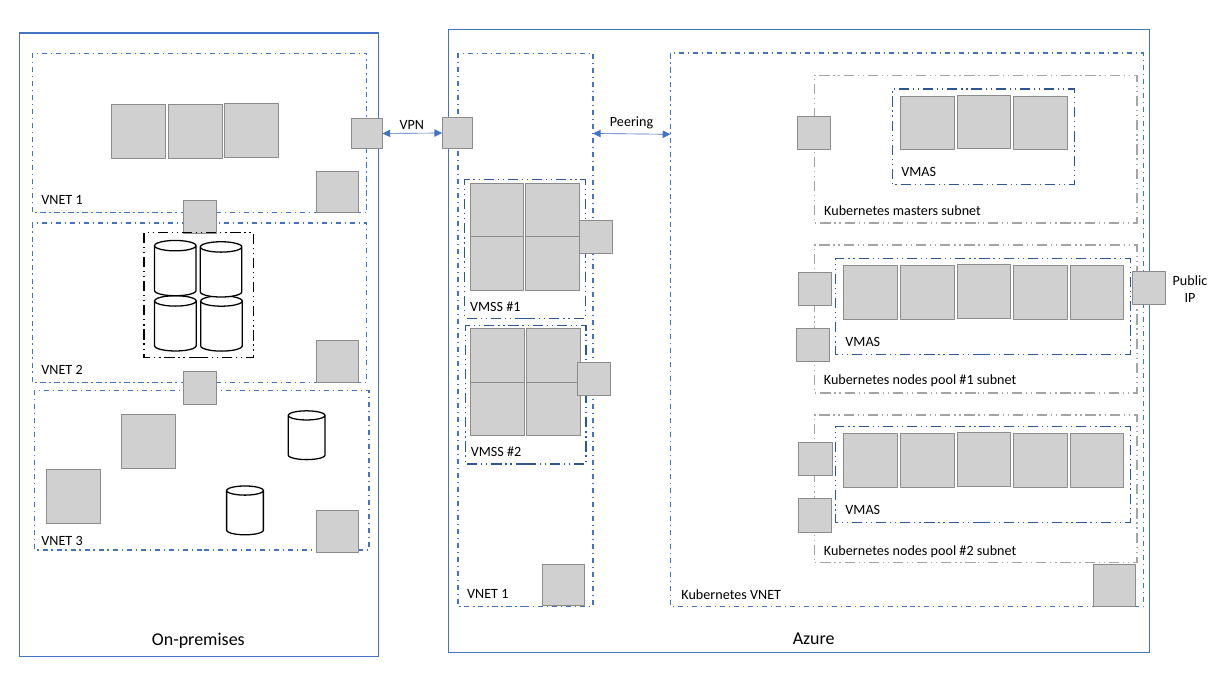
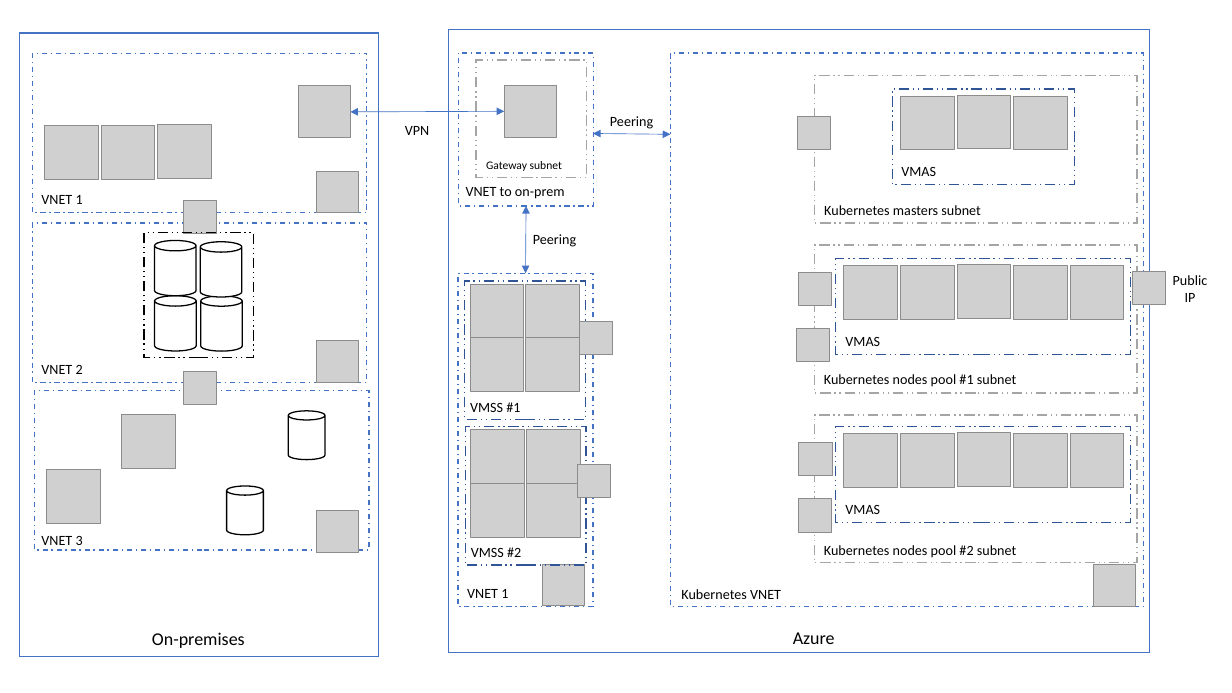
Before and after one commit to jcorioland/hybrid-k8s, a slide deck: slide 2 of assets/hybrid-k8s.pptx. Drawn at 1232x693 pixels with LibreOffice and Linux fonts; fonts in the diff are those of the drawing; grey boxes stand for pictures. Boxes give left, top, right and bottom in pixels: in the first picture for what was removed or moved away, otherwise in the second. Text is boxed around its words. In the diff, an @@ line names an element or a change of style, - is before the commit and + after.

```diff
--- a/assets/hybrid-k8s.pptx
+++ b/assets/hybrid-k8s.pptx
@@ rectangle added at (458, 53, 593, 206), fill #FFFFFF, outline #4472C4 1 pt dashed @@
@@ picture: place and size @@
-picture at (352, 118, 383, 149)
+picture at (299, 86, 350, 138)
@@ rectangle added at (476, 60, 587, 177), fill #FFFFFF, outline #A5A5A5 1 pt dashed @@
@@ picture: place and size @@
-picture at (442, 117, 472, 148)
+picture at (505, 85, 556, 137)
@@ double arrow moved from (383, 133) - (442, 133) to (350, 112) - (505, 111) @@
@@ text "VPN": place and size @@
-text "VPN" at (400, 120, 424, 129)
+text "VPN" at (405, 126, 429, 135)
@@ picture: place and size @@
-picture at (112, 104, 165, 158)
+picture at (44, 126, 98, 179)
@@ picture: place and size @@
-picture at (168, 104, 222, 158)
+picture at (101, 126, 154, 179)
@@ picture: place and size @@
-picture at (226, 104, 279, 157)
+picture at (158, 125, 212, 178)
@@ text added at (486, 161, 562, 171), 9 pt, text #000000 @@
+Gateway subnet
@@ text added at (466, 187, 565, 199), 11 pt, text #000000 @@
+VNET to on-prem
@@ double arrow added from (526, 206) to (526, 274), #4472C4 0.5 pt @@
@@ text added at (533, 234, 576, 247), 11 pt, text #000000 @@
+Peering
@@ rectangle: place and size @@
-rectangle at (458, 54, 593, 607)
+rectangle at (458, 274, 593, 607)
@@ 10 pictures, 2 texts, 2 rectangles: place and size @@
-10 pictures, 2 texts, 2 rectangles at (465, 180, 613, 464)
+10 pictures, 2 texts, 2 rectangles at (465, 281, 613, 566)
```
Also in this commit, not shown: 2 other files.
